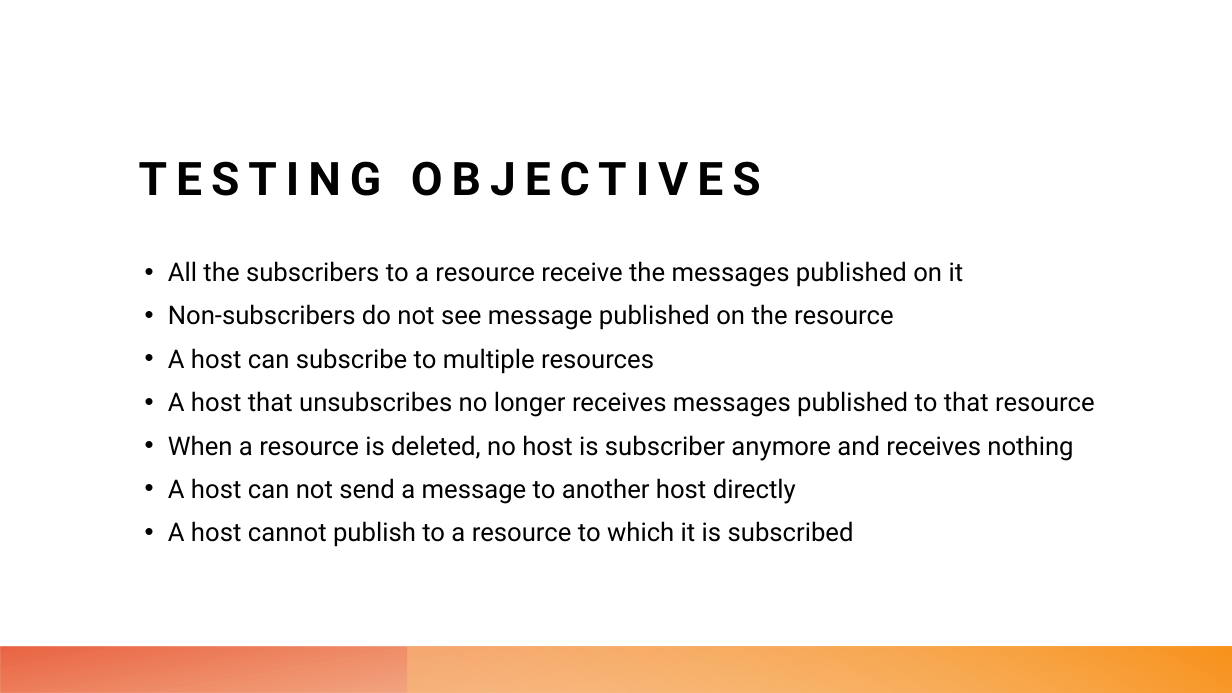
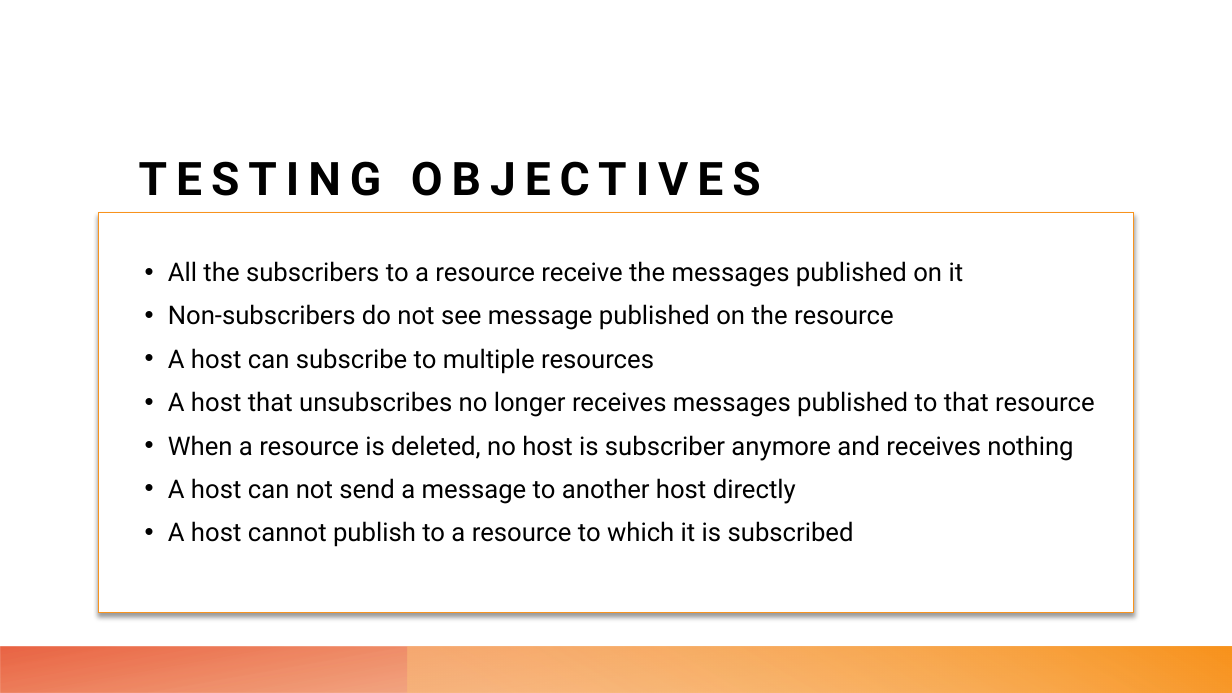
Before and after one commit to leonardopoggiani/ANAWS-project, a slide deck: slide 10 of DistributedMessageBroker.pptx. Drawn at 1232x693 pixels with LibreOffice and Linux fonts; fonts in the diff are those of the drawing. Boxes give left, top, right and bottom in pixels: in the first picture for what was removed or moved away, otherwise in the second. Text is boxed around its words. In the diff, an @@ line names an element or a change of style, - is before the commit and + after.

```diff
--- a/DistributedMessageBroker.pptx
+++ b/DistributedMessageBroker.pptx
@@ text "All the subscribers to a ...": place and size @@
-text "All the subscribers to a ..." at (168, 261, 1095, 547)
+text "All the subscribers to a ..." at (99, 213, 1134, 613)
@@ text "All the subscribers to a ..." at (99, 213, 1134, 613): fill none to #FFFFFF; outline none to #F8931D 1 pt; shadow on @@
```
Also in this commit, not shown: 3 other slides changed.
